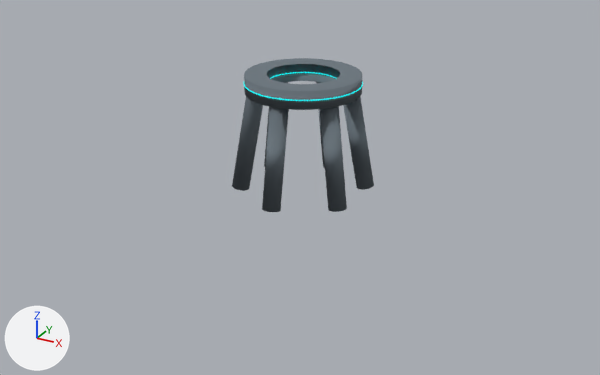
One commit to the glTF model static/models/olm.glb: the scene before it, then after it.
Before and after are seen from a 50 mm lens placed at (10.47, -19.22, 9.48), pointed at (0.26, -0.65, 0.19). The axes (+X, +Y, +Z) are drawn at lower left. The lights are the same throughout. Where no turn or scale is listed for an object, it has been applied to the vertices. Vertices at the same position are counted once.
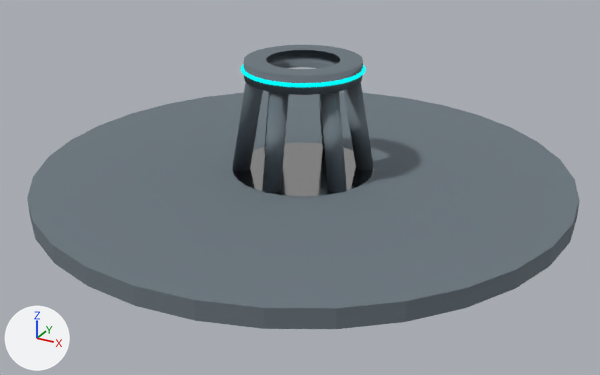
Boxes (x1, y1, x2, y2) around the edits, measured in the pictures (600 x 375 px; the box of a moved part takes in the faces that stretch with it):
'Cylinder.002', reshaped, moved (287% wider, 84% taller): before (232, 58, 374, 212); after (27, 45, 579, 329)
part 1 of me_cylinder_002, moved or reshaped: before (244, 58, 362, 110); after (244, 45, 363, 95)
part 2 of me_cylinder_002, moved or reshaped: before (316, 82, 325, 169); after (316, 68, 325, 150)
part 3 of me_cylinder_002, moved or reshaped: before (343, 97, 374, 190); after (344, 82, 374, 170)
part 4 of me_cylinder_002, moved or reshaped: before (320, 106, 347, 212); after (320, 92, 347, 193)
part 5 of me_cylinder_002, moved or reshaped: before (262, 107, 289, 212); after (262, 92, 289, 193)
part 6 of me_cylinder_002, moved or reshaped: before (232, 97, 263, 191); after (232, 83, 263, 171)
part 7 of me_cylinder_002, moved or reshaped: before (264, 82, 288, 167); after (264, 92, 270, 149)
part 8 of me_cylinder_002, added: after (27, 91, 579, 329)
part 9 of me_cylinder_002, moved or reshaped: before (243, 72, 363, 101); after (241, 64, 366, 88)
part 10 of me_cylinder_002, added: after (232, 143, 374, 197)

The change, as a diff of the scene's bpy script:
```diff
--- a/static/models/olm.glb.py
+++ b/static/models/olm.glb.py
@@ mat_steel @@
+mat_steel = principled_material('Steel')
+mat_steel.base_color = (0.527, 0.527, 0.527)  # light grey #c0c0c0
+mat_steel.metallic = 1.0
+mat_steel.roughness = 0.1
@@ me_cylinder_002 @@
 me_cylinder_002.from_pydata(...)  # 1088 vertices, 2092 faces; spans x -1.79..1.79, y -2.03..2.03, z -0.12..3.25
 # used by ob_cylinder_002; location = (0.0, 0.0, 0.0)
+# me_cylinder_002 part 1: the loose piece of 128 vertices spanning x -1.6..1.6, y -1.6..1.6, z 2.75..3.25 is moved by (0.0, 0.0, -3.0)
+# me_cylinder_002 part 2: the loose piece of 64 vertices spanning x -0.25..0.25, y 1.02..2.03, z -0.12..2.92 is moved by (0.0, 0.0, -3.0)
+# me_cylinder_002 part 3: the loose piece of 64 vertices spanning x 0.85..1.79, y 0.38..1.14, z -0.12..2.92 is moved by (0.0, 0.0, -3.0)
+# me_cylinder_002 part 4: the loose piece of 64 vertices spanning x 0.85..1.79, y -1.14..-0.38, z -0.12..2.92 is moved by (0.0, 0.0, -3.0)
+# me_cylinder_002 part 5: the loose piece of 64 vertices spanning x -0.25..0.25, y -2.03..-1.02, z -0.12..2.92 is moved by (0.0, 0.0, -3.0)
+# me_cylinder_002 part 6: the loose piece of 64 vertices spanning x -1.79..-0.85, y -1.14..-0.38, z -0.12..2.92 is moved by (0.0, 0.0, -3.0)
+# me_cylinder_002 part 7: the loose piece of 64 vertices spanning x -1.79..-0.85, y 0.38..1.14, z -0.12..2.92 is moved by (0.0, 0.0, -3.0)
+# me_cylinder_002 part 8: a new loose piece, a 32-sided cylinder along z spanning x -7.5..7.5, y -7.5..7.5, z -3.4..-2.9, in mat_material_001 (grey #6c777f)
+# me_cylinder_002 part 9: the loose piece of 576 vertices spanning x -1.62..1.62, y -1.62..1.62, z 2.95..3.05 is scaled about its middle by (1.04, 1.04, 1.75), then moved by (0.0, 0.0, -3.0)
+# me_cylinder_002 part 10: a new loose piece, a 32-sided cylinder along z spanning x -2.0..2.0, y -2.0..2.0, z -3.09..-2.89, in mat_steel (light grey #c0c0c0)
 me_cylinder_002.materials.append(mat_material_001)
 me_cylinder_002.materials.append(mat_emissive)
+me_cylinder_002.materials.append(mat_steel)  # light grey #c0c0c0
@@ ob_cylinder_002 @@
 ob_cylinder_002 = bpy.data.objects.new('Cylinder.002', me_cylinder_002)
-ob_cylinder_002.location = (0.0, 0.0, 0.0)
+ob_cylinder_002.location = (0.0, 0.0, 3.4)
```
